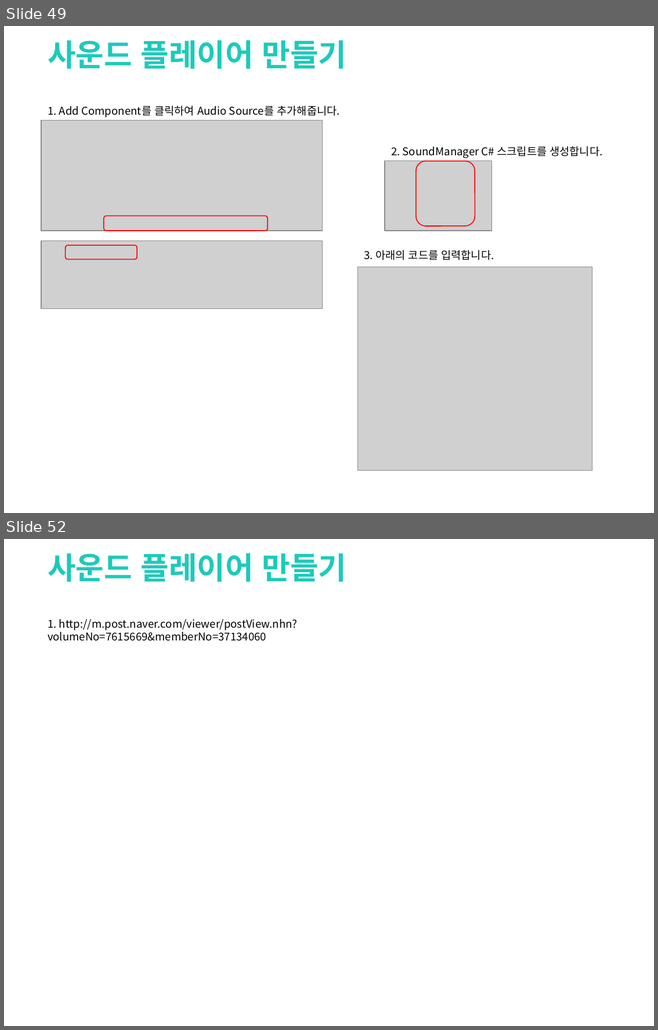
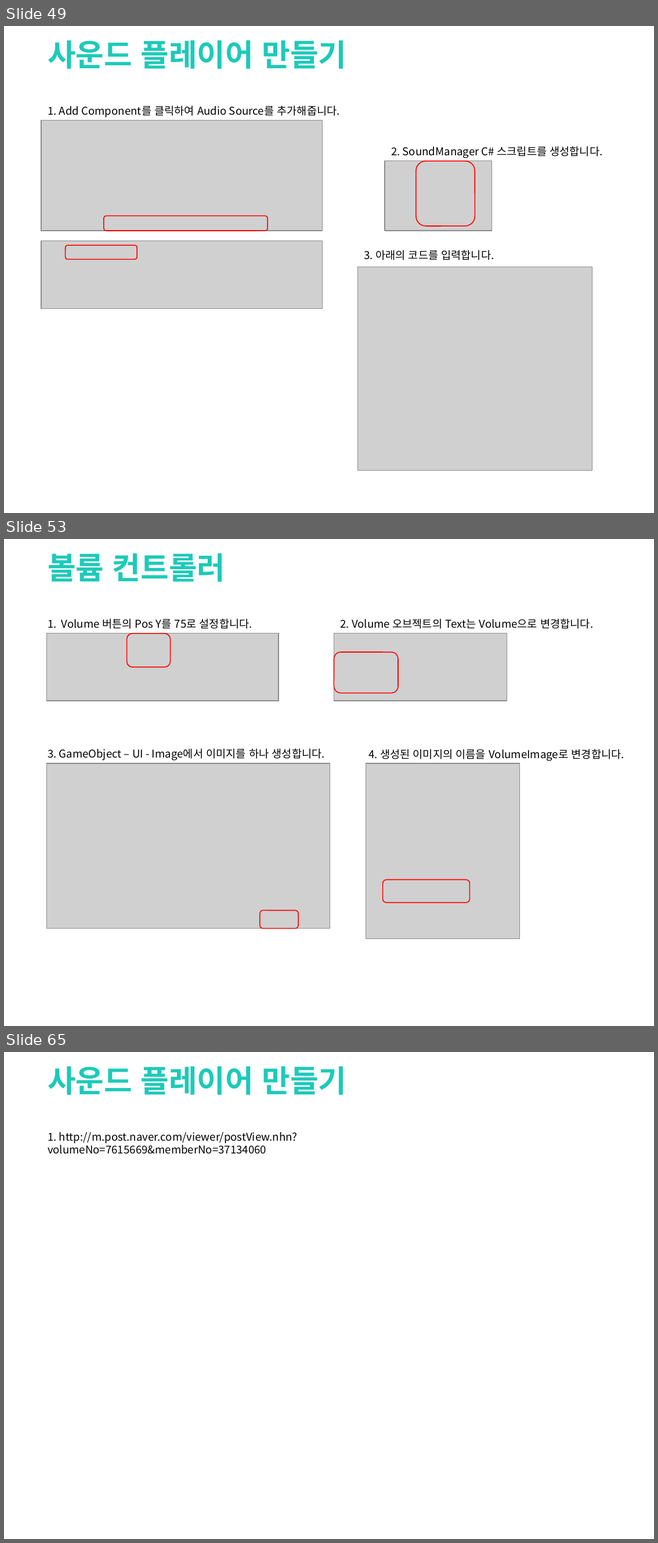
Before and after one commit to clianor/Unity-Final-Project, a slide deck: 기말과제.pptx. Shown one above the other, each under a label of ours: slides 49 and 52 before the commit, slides 49, 53 and 65 after it; the slides between them are not shown. The pictures are 658x1030 and 658x1543 pixels, drawn with LibreOffice and Linux fonts; fonts in the diff are those of the drawing; grey boxes stand for pictures; background and template pictures are left out. Boxes give left, top, right and bottom in pixels: in the first picture for what was removed or moved away, otherwise in the second. Text is boxed around its words. In the diff, an @@ line names an element or a change of style, - is before the commit and + after.

Commit message:
볼륨 컨트롤러 추가

```diff
--- a/기말과제.pptx
+++ b/기말과제.pptx
@@ slide 53 added at bbox=[4, 539, 654, 1026], background picture (left out) @@
@@ text added at bbox=[48, 553, 225, 582], 34 pt, text #1CCAB9, bold @@
+볼륨 컨트롤러
@@ text added at bbox=[48, 618, 252, 629], 12 pt, text #000000 @@
+1. Volume 버튼의 Pos Y를 75로 설정합니다.
@@ text added at bbox=[340, 618, 593, 629], 12 pt, text #000000 @@
+2. Volume 오브젝트의 Text는 Volume으로 변경합니다.
@@ picture added at bbox=[47, 633, 278, 701] @@
@@ rounded rectangle added at bbox=[127, 633, 170, 667], outline #FF0000 1 pt @@
@@ picture added at bbox=[334, 633, 507, 701] @@
@@ rounded rectangle added at bbox=[334, 652, 398, 693], outline #FF0000 1 pt @@
@@ picture added at bbox=[47, 764, 329, 929] @@
@@ text added at bbox=[48, 748, 325, 761], 12 pt, text #000000 @@
+3. GameObject – UI - Image에서 이미지를 하나 생성합니다.
@@ picture added at bbox=[366, 764, 519, 939] @@
@@ text added at bbox=[368, 749, 624, 761], 12 pt, text #000000 @@
+4. 생성된 이미지의 이름을 VolumeImage로 변경합니다.
@@ rounded rectangle added at bbox=[383, 880, 470, 903], outline #FF0000 1 pt @@
@@ rounded rectangle added at bbox=[260, 911, 298, 929], outline #FF0000 1 pt @@
@@ what was slide 52 is now slide 65 @@
```
Also in this commit, not shown: 2 slides changed, 12 other slides added, 25 other files.
